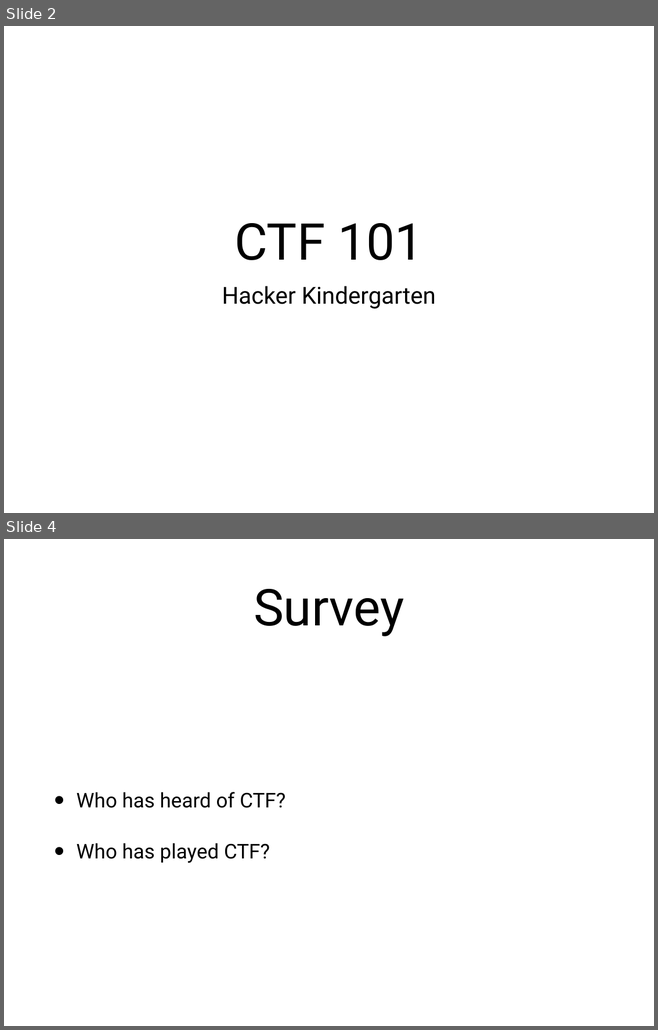
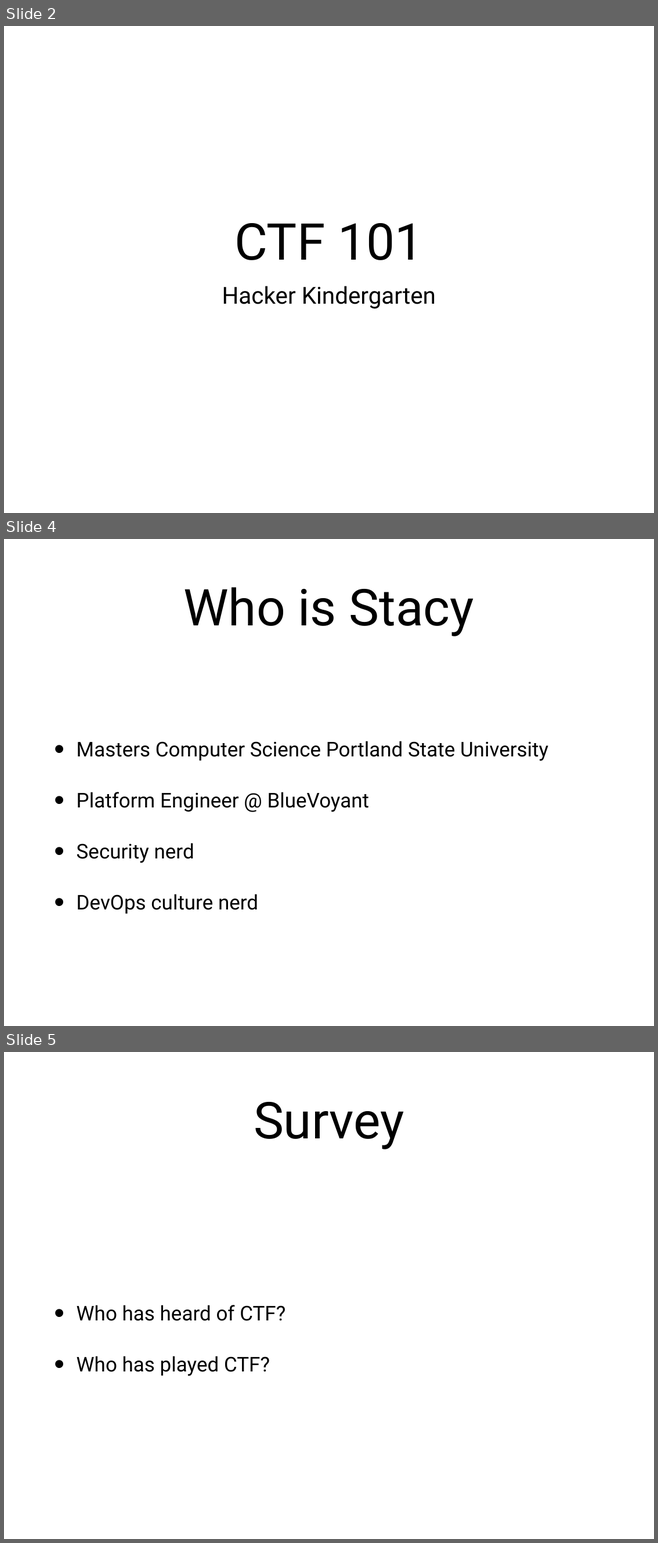
Before and after one commit to sec-princess/CTF-101, a slide deck: CTF-101 H4ck3r k1d3rgart3n.pptx. Shown one above the other, each under a label of ours: slides 2 and 4 before the commit, slides 2, 4 and 5 after it; the slides between them are not shown. The pictures are 658x1030 and 658x1543 pixels, drawn with LibreOffice and Linux fonts; fonts in the diff are those of the drawing. Boxes give left, top, right and bottom in pixels: in the first picture for what was removed or moved away, otherwise in the second. Text is boxed around its words. In the diff, an @@ line names an element or a change of style, - is before the commit and + after.

Commit message:
Added Stacy's info to the slide deck
Added a python decode example

```diff
--- a/CTF-101 H4ck3r k1d3rgart3n.pptx
+++ b/CTF-101 H4ck3r k1d3rgart3n.pptx
@@ slide 4 added at box(4, 539, 654, 1026), background #FFFFFF @@
@@ title added at box(183, 587, 474, 636), 80 pt, text #000000 @@
+Who is Stacy
@@ text added at box(76, 741, 548, 914), 32 pt, text #000000 @@
+• Masters Computer Science Portland State University
+• Platform Engineer @ BlueVoyant
+• Security nerd
+• DevOps culture nerd
@@ what was slide 4 is now slide 5 @@
```
Also in this commit, not shown: 2 slides changed, 3 other slides added, 1 other file.
